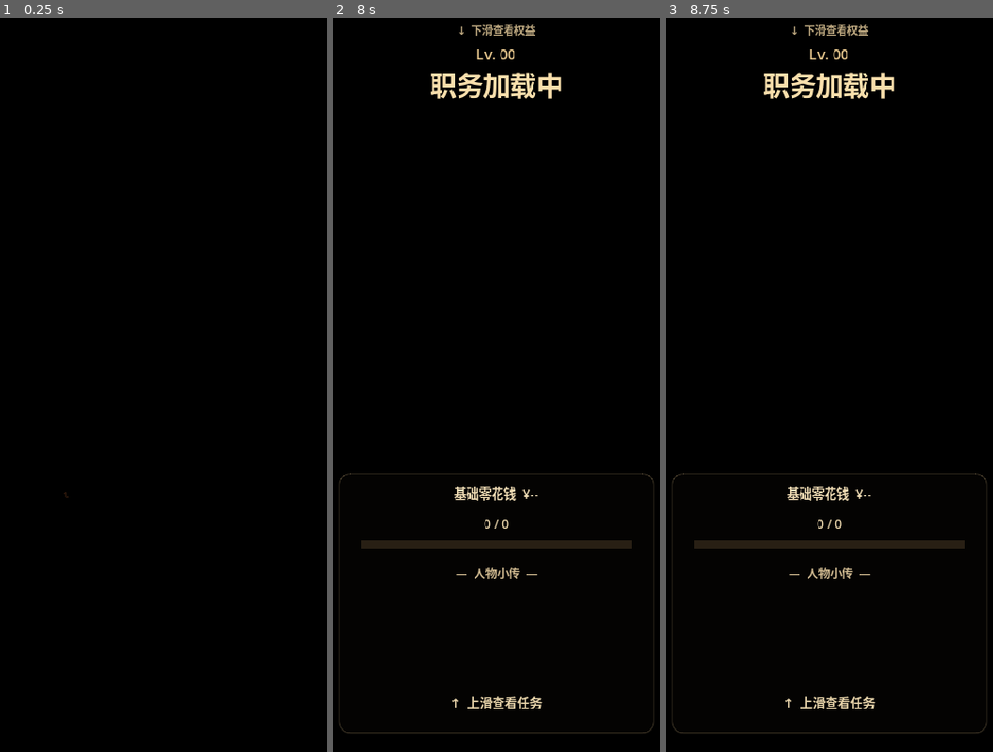
Above: before the commit, frames 1-3 (left to right).
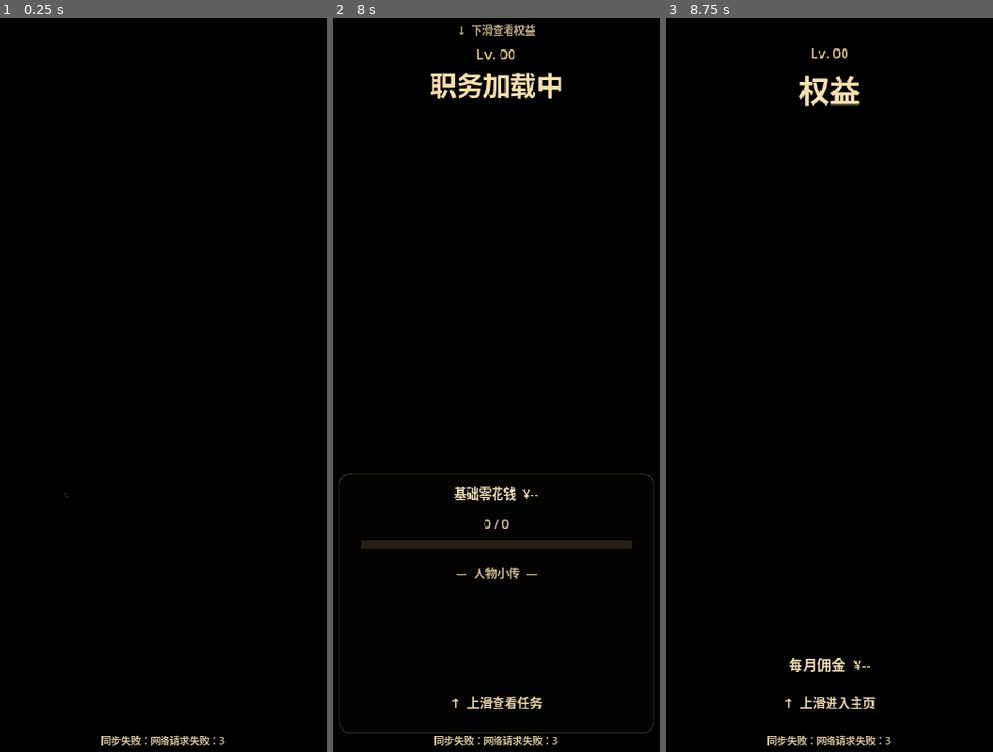
Above: after the commit, the same moments.

Repository: a1040060844/laoniu-husband-client
Game: Godot game, scene res://scenes/main.tscn
Two runs of this game, one before a commit and one after it. Both use one fixed random seed, a clock stepped at 60 frames per second and the inputs below.
Inputs (mouse positions are in pixels of both pictures, inside the frame that each line leads up to):
- Up to frame 1 (0.25 s): no input
- Up to frame 2 (8 s): click (411, 715) at 0.5 s; click (610, 223) at 1.25 s; tap Enter at 2, 4.25, 5.75 s; move the mouse to (571, 340) at 2.02 s; click (571, 340) at 2.17 s; click (610, 223) at 2.75 s; tap Space at 3.5, 5, 6.5 s; drag from (427, 414) to (480, 531) at 3.52 s; move the mouse to (532, 216) at 4.27 s; click (532, 216) at 4.42 s; drag from (480, 531) to (391, 267) at 5.02 s; move the mouse to (601, 495) at 5.77 s; click (601, 495) at 5.92 s; drag from (391, 267) to (444, 194) at 6.52 s; move the mouse to (512, 377) at 7.27 s; click (512, 377) at 7.42 s
- Up to frame 3 (8.75 s): drag from (777, 194) to (760, 414) at 8.02 s

The runs differ from the first frame. In frame 1, 0.3% of the frame differs, in the area x 30-69%, y 97-100%; in frame 2, 0.3%; in frame 3, 3.8%, in the area x 1-99%, y 0-100%.

Commit message:
fix(godot): make swipe and sync diagnostics reliable

Diff:
--- a/godot-wechat/src/main.gd
+++ b/godot-wechat/src/main.gd
@@ -8,6 +8,7 @@
 var login_view: Control
 var husband_view: Control
 var page_container: Control
+var diagnostic_canvas: CanvasLayer
 var sync_label: Label
 var current_page: int = PAGE_ROLE
 var touch_start_y: float = 0.0
@@ -46,14 +47,20 @@
     login_view.mouse_filter = Control.MOUSE_FILTER_IGNORE
     add_child(login_view)
 
+    diagnostic_canvas = CanvasLayer.new()
+    diagnostic_canvas.layer = 120
+    add_child(diagnostic_canvas)
+
     sync_label = Label.new()
     sync_label.text = "正在连接服务器…"
     sync_label.horizontal_alignment = HORIZONTAL_ALIGNMENT_CENTER
     sync_label.add_theme_font_size_override("font_size", 11)
-    sync_label.add_theme_color_override("font_color", Color("8e8069"))
+    sync_label.add_theme_color_override("font_color", Color("d5c19b"))
+    sync_label.add_theme_color_override("font_shadow_color", Color(0.0, 0.0, 0.0, 0.9))
+    sync_label.add_theme_constant_override("shadow_offset_x", 1)
+    sync_label.add_theme_constant_override("shadow_offset_y", 1)
     sync_label.mouse_filter = Control.MOUSE_FILTER_IGNORE
-    sync_label.z_index = 200
-    add_child(sync_label)
+    diagnostic_canvas.add_child(sync_label)
 
 func _make_page(page_name: String) -> Control:
     var page: Control = Control.new()
@@ -85,8 +92,8 @@
         page_container.position = Vector2(0.0, -viewport_size.y * float(current_page))
 
     if is_instance_valid(sync_label):
-        sync_label.position = Vector2(16.0, viewport_size.y - 24.0)
-        sync_label.size = Vector2(viewport_size.x - 32.0, 18.0)
+        sync_label.position = Vector2(16.0, viewport_size.y - 26.0)
+        sync_label.size = Vector2(viewport_size.x - 32.0, 20.0)
 
 func _enter_husband() -> void:
     if is_instance_valid(login_view):
@@ -96,7 +103,7 @@
     current_page = PAGE_ROLE
     _snap_to_page(false)
 
-func _unhandled_input(event: InputEvent) -> void:
+func _input(event: InputEvent) -> void:
     if not is_instance_valid(husband_view) or not husband_view.visible:
         return
 
@@ -124,6 +131,10 @@
 func _finish_swipe(delta_y: float) -> void:
     if absf(delta_y) < SWIPE_THRESHOLD:
         return
+
+    if current_page == PAGE_TASK and delta_y > 0.0 and touch_start_y > 140.0:
+        return
+
     if delta_y < 0.0:
         _set_page(current_page + 1)
     else:
@@ -151,7 +162,9 @@
 func _on_sync_status_changed(message: String) -> void:
     if is_instance_valid(sync_label):
         sync_label.text = message
+        sync_label.add_theme_color_override("font_color", Color("d5c19b"))
 
 func _on_sync_failed(message: String) -> void:
     if is_instance_valid(sync_label):
         sync_label.text = "同步失败：%s" % message
+        sync_label.add_theme_color_override("font_color", Color("ffb3a4"))
